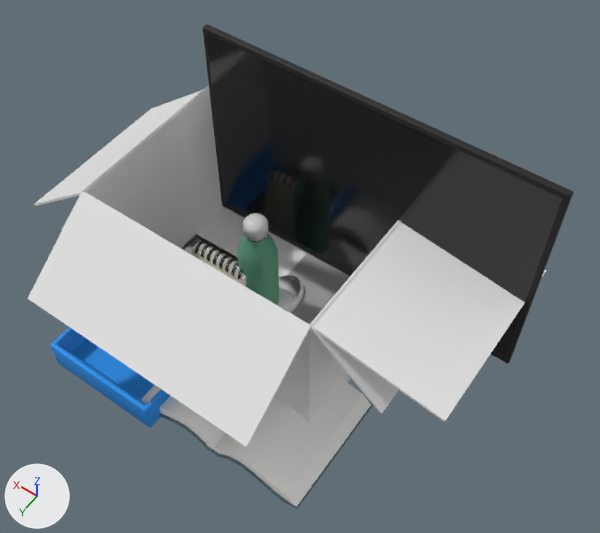
The FBX model ECOE sim/Assets/Art/Environment/Office_Clutter.fbx: old version first, new version second.
Rendered twice from a 50 mm lens placed at (-0.606, 0.718, 1.327), pointed at (-0.108, 0.021, 0.231). The axes (+X, +Y, +Z) are drawn at lower left. The lights are the same throughout. The first picture is the older version. The same objects are shown in both versions, whatever each file hides. Where no turn or scale is listed for an object, it has been applied to the vertices. Vertices at exactly the same position are counted once.

In view in the first picture: 'BookOpen', 'Bottle', 'CalendarDesk', 'CardboardBox', 'CardboardBox2', 'Computer', 'Folder', 'KeyBoard', 'Mouse'.
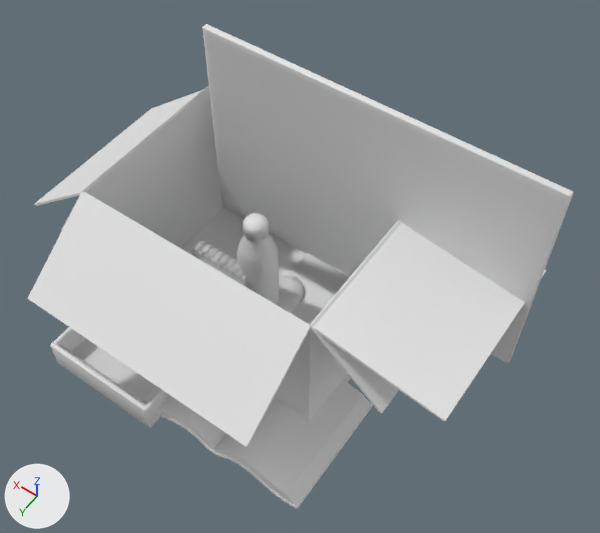
The change, as a diff of the scene's bpy script:
```diff
--- a/ECOE sim/Assets/Art/Environment/Office_Clutter.fbx.py
+++ b/ECOE sim/Assets/Art/Environment/Office_Clutter.fbx.py
@@ me_cylinder_002 @@
 me_cylinder_002.from_pydata(...)  # 60 vertices, 58 faces; spans x -0.22..0.22, y -0.068..0.068, z -0.001..0.009
-me_cylinder_002.materials.append(mat_m_plastic_white)
@@ me_cylinder_007 @@
 me_cylinder_007.from_pydata(...)  # 288 vertices, 260 faces; spans x -0.036..0.036, y -0.036..0.036, z 0.0..0.26
 # used by ob_bottle; location = (0.0, 0.0, 0.0)
-me_cylinder_007.materials.append(mat_m_plastic_black)  # black #1e1e1e
+# me_cylinder_007 part 6: all 146 faces that had it switch from mat_m_green_paint_matte (green #67a788) to no material
+# me_cylinder_007 part 7: all 81 faces that had it switch from mat_m_metal_chrome (light grey #d1d1d1) to no material
@@ me_cube_043 @@
 me_cube_043.from_pydata(...)  # 215 vertices, 198 faces; spans x -0.0608..0.0139, y -0.0893..0.0204, z -0.0005..0.0346
-me_cube_043.materials.append(mat_m_plastic_white)
@@ me_openbook_003 @@
 me_openbook_003.from_pydata(...)  # 464 vertices, 462 faces; spans x -0.294..0.058, y 0.053..0.295, z -0.002..0.053
 # used by ob_bookopen; location = (0.0, 0.0, 0.0)
+# me_openbook_003 part 1: all 290 faces that had it switch from mat_m_book_cover (dark blue #546e7a) to no material
+# me_openbook_003 part 2: all 172 faces that had it switch from mat_m_paper_matte (white #faf9f6) to no material
@@ me_cube_005 @@
 me_cube_005.from_pydata(...)  # 193 vertices, 181 faces; spans x 0.0..0.23, y 0.0..0.32, z 0.0..0.064
-me_cube_005.materials.append(mat_m_folder_plastic_blue)  # blue #2196f3
@@ me_cube_009 @@
 me_cube_009.from_pydata(...)  # 951 vertices, 882 faces; spans x -0.001..0.121, y -0.003..0.064, z -0.001..0.149
 # used by ob_calendardesk; location = (0.0, 0.0, 0.0)
+# me_cube_009 part 3: all 108 faces that had it switch from mat_m_papercalendar (pale yellow #e7e5ce) to no material
+# me_cube_009 part 4: all 134 faces that had it switch from mat_m_cardboard_white (white #faf9f6) to no material
+# me_cube_009 part 5: all 640 faces that had it switch from mat_m_metal_black_paint (black #282828) to no material
@@ me_cylinder_001 @@
 me_cylinder_001.from_pydata(...)  # 252 vertices, 243 faces; spans x -0.464..0.156, y -0.204..0.002, z -0.001..0.532
 # used by ob_computer; location = (0.0, 0.0, 0.0)
+# me_cylinder_001 part 8: all 5 faces that had it switch from mat_m_screen_off (black #121212) to no material
+# me_cylinder_001 part 9: all 89 faces that had it switch from mat_m_plastic_black (black #1e1e1e) to no material
+# me_cylinder_001 part 10: all 149 faces that had it switch from mat_m_metal_brushed (grey #a0a0a0) to no material
```

Location of each change, [x1, y1, x2, y2] in pixels of the pictures (600 x 533 px):
'Folder', recoloured (blue to white): [50, 327, 171, 428] in both
'Mouse', recoloured (grey to white): [277, 275, 304, 313] in both
'KeyBoard', recoloured (black to white): [181, 234, 238, 262] in both
part 1 of me_openbook_003, recoloured: [159, 402, 373, 509] in both
part 2 of me_openbook_003, recoloured: [141, 385, 371, 507] in both
part 3 of me_cube_009, recoloured: [192, 241, 245, 285] in both
part 4 of me_cube_009, recoloured: [194, 242, 246, 287] in both
part 5 of me_cube_009, recoloured (lighter): [195, 241, 243, 279] in both
part 6 of me_cylinder_007, recoloured (green to white): [237, 234, 279, 305] in both
part 7 of me_cylinder_007, recoloured (light grey to white): [243, 213, 269, 241] in both
part 8 of me_cylinder_001, recoloured (black to white): [206, 33, 563, 356] in both
part 9 of me_cylinder_001, recoloured: [203, 24, 573, 363] in both
part 10 of me_cylinder_001, recoloured (grey to white): [287, 253, 350, 324] in both
